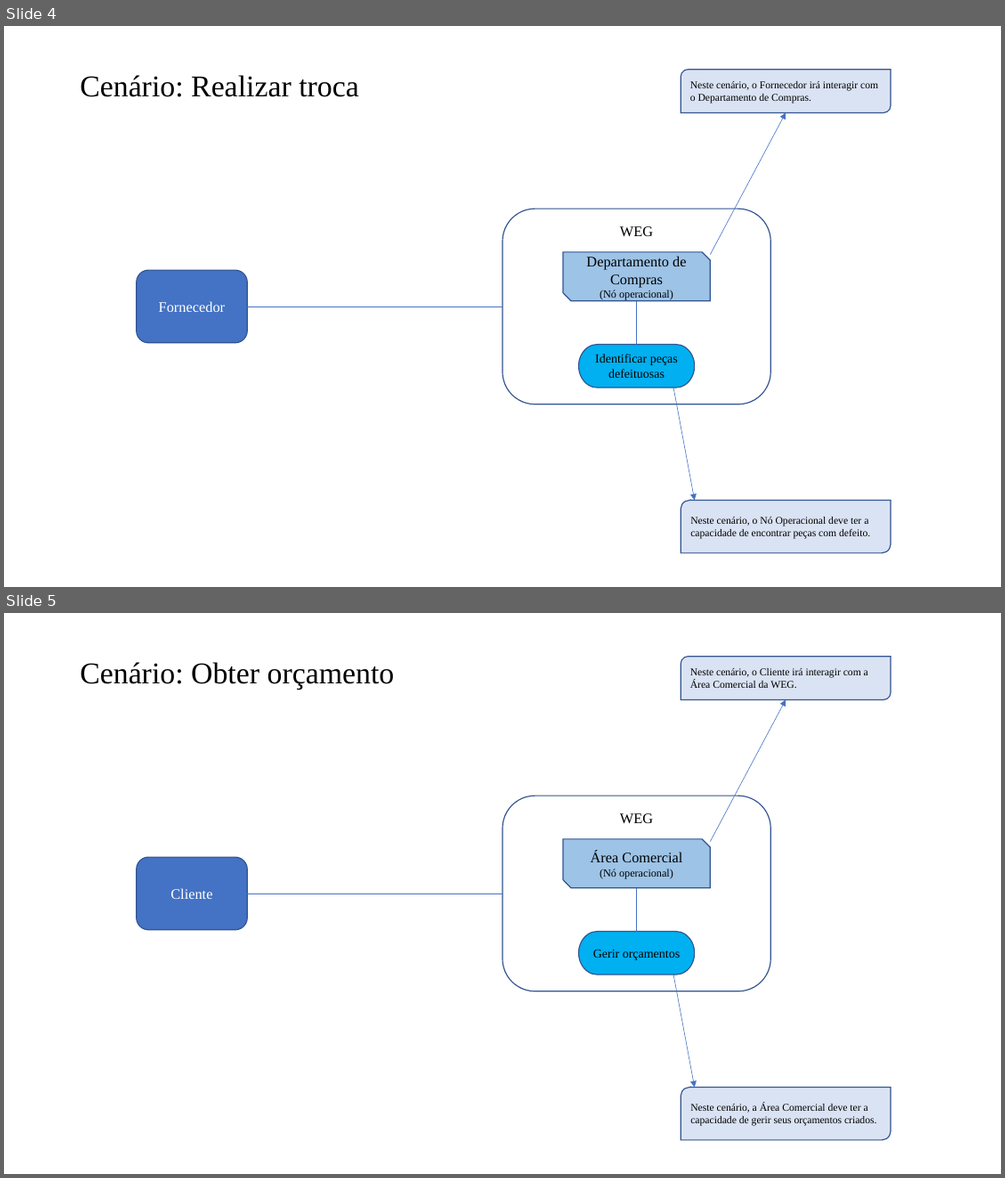
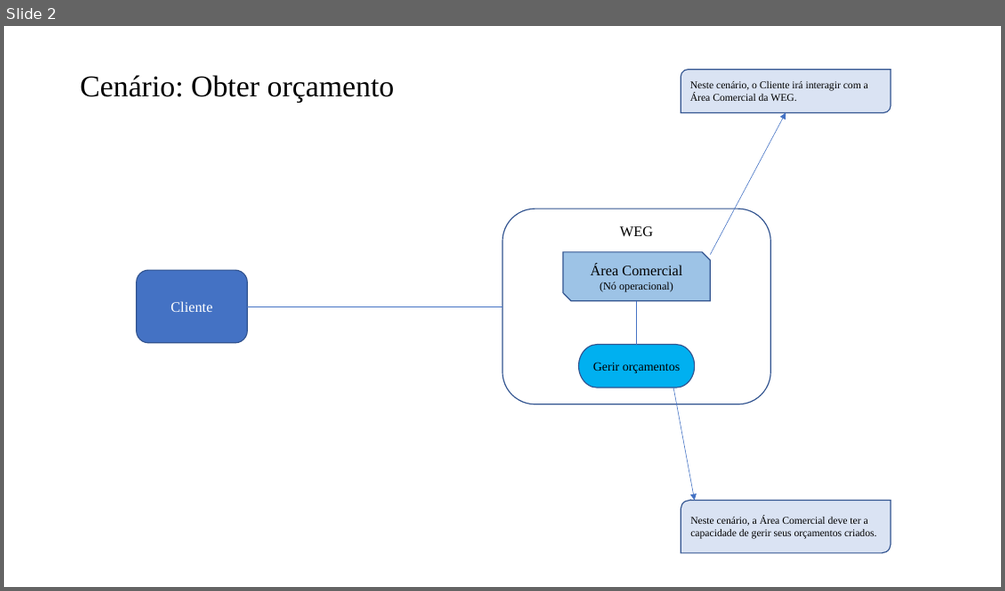
Before and after one commit to IMP-CaioCiaron/Eng-Requisitos, a slide deck: 15. Arquitetura de Negócio para cada Cenário.pptx. Shown one above the other, each under a label of ours: slides 4 and 5 before the commit, slide 2 after it. The pictures are 1005x1178 and 1005x591 pixels, drawn with LibreOffice and Linux fonts; fonts in the diff are those of the drawing. Boxes give left, top, right and bottom in pixels: in the first picture for what was removed or moved away, otherwise in the second. Text is boxed around its words. In the diff, an @@ line names an element or a change of style, - is before the commit and + after.

```diff
--- a/15. Arquitetura de Negócio para cada Cenário.pptx
+++ b/15. Arquitetura de Negócio para cada Cenário.pptx
@@ slide 4 removed at (x1=4, y1=26, x2=1001, y2=587), background #FFFFFF @@
@@ title removed at (x1=80, y1=75, x2=359, y2=97) @@
-Cenário: Realizar troca
@@ round diag rect removed at (x1=680, y1=70, x2=890, y2=112) @@
-Neste cenário, o Fornecedor irá interagir com o Departamento de Compras.
@@ arrow removed from (710, 254) to (785, 112) @@
@@ rounded rectangle removed at (x1=502, y1=208, x2=771, y2=403) @@
-WEG
@@ snip diag rect removed at (x1=563, y1=252, x2=711, y2=300) @@
-Departamento de Compras
-(Nó operacional)
@@ rounded rectangle removed at (x1=137, y1=270, x2=247, y2=342) @@
-Fornecedor
@@ line removed from (247, 306) to (502, 306) @@
@@ line removed from (637, 301) to (637, 345) @@
@@ pill shape removed at (x1=579, y1=345, x2=695, y2=388) @@
-Identificar peças defeituosas
@@ arrow removed from (673, 387) to (695, 500) @@
@@ round diag rect removed at (x1=680, y1=500, x2=890, y2=553) @@
-Neste cenário, o Nó Operacional deve ter a capacidade de encontrar peças com defeito.
@@ what was slide 5 is now slide 2 @@
```
Also in this commit, not shown: 2 slides changed, 2 other slides removed, 1 other file.
